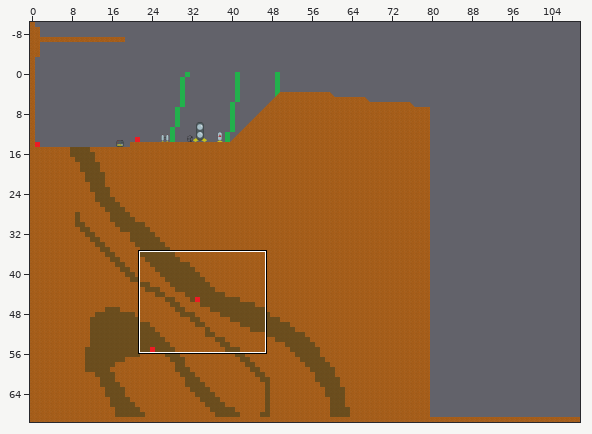
Tiled map -- static/maps/world.tmx. Above: a wide view before the commit, with the close-up outlined.
Close-up. The starting point:
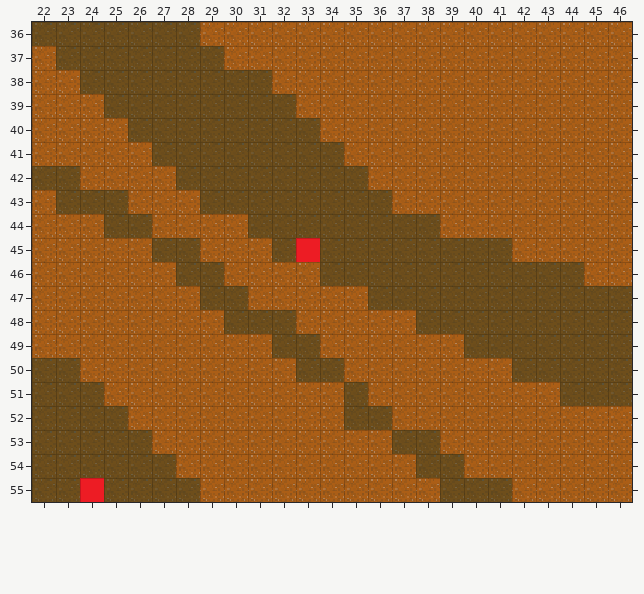
Cells are 16x16 px. Shown: x 22..46, y 36..55. The commit also changed other parts of the map, which this record leaves out. The old version is drawn lined up with the new one.
After:
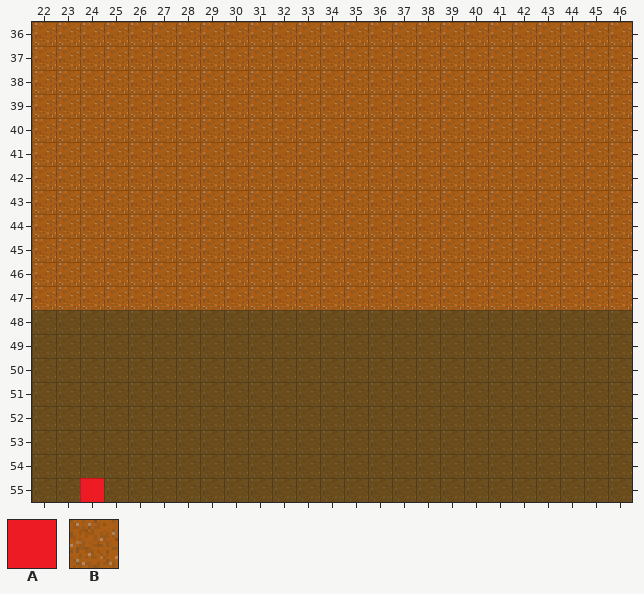
Key: from "tiles": A 0, B 3.
_ is an empty cell.
Objects are placed by their top-left corner, in cells (3,4 is the top-left corner of cell 3,4); size is 1x1 cell unless given.
Tiles replaced or removed in this view: B.
Difference:
Changed rows in their new state; . is an unchanged cell.
map size 160x80 -> 128x70 cells (old content now starts at 0,-10; both pictures use the new coordinates)
Layer "checkpoints":
removed: A "checkpoint" at 33,45
Layer "physical":
first column x 22:
36 BBBBBBB..................
37 .BBBBBBB.................
38 ..BBBBBBBB...............
39 ...BBBBBBBB..............
40 ....BBBBBBBB.............
41 .....BBBBBBBB............
42 BB....BBBBBBBB...........
43 .BBB...BBBBBBBB..........
44 ...BB....BBBBBBBB........
45 .....BB...BBBBBBBBBB.....
46 ......BB....BBBBBBBBBBB..
47 .......BB.....BBBBBBBBBBB
48 ________..._____.........
49 __________..______.......
50 .._________.._______.....
51 ...__________.________...
52 ...._________..__________
53 .....__________..________
54 ......__________.._______
55 .......__________..._____
Boxes around the changes in both close-ups, in picture pixels (x1, y1, x2, y2):
changed: (32, 22, 632, 502)
